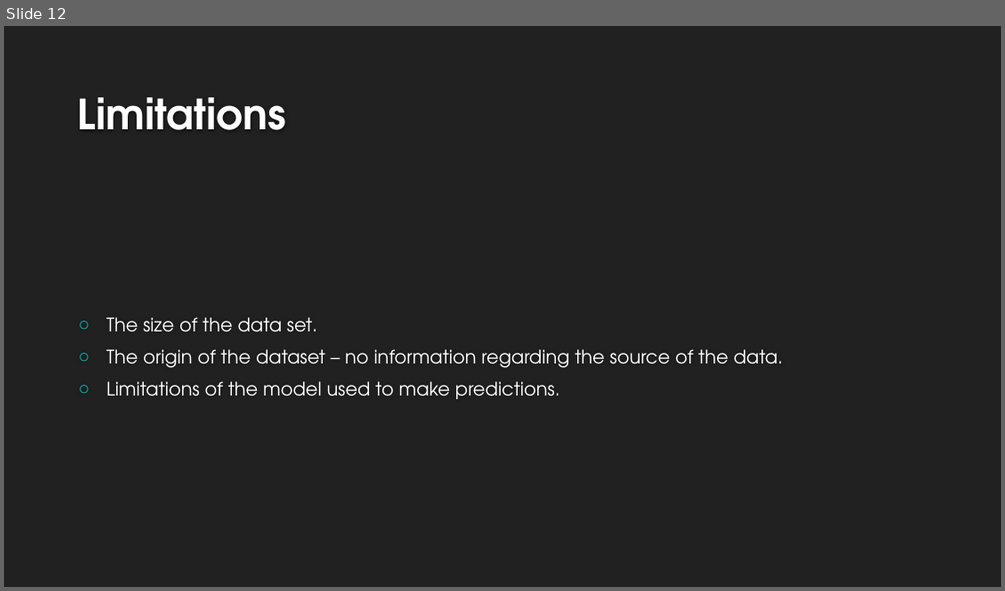
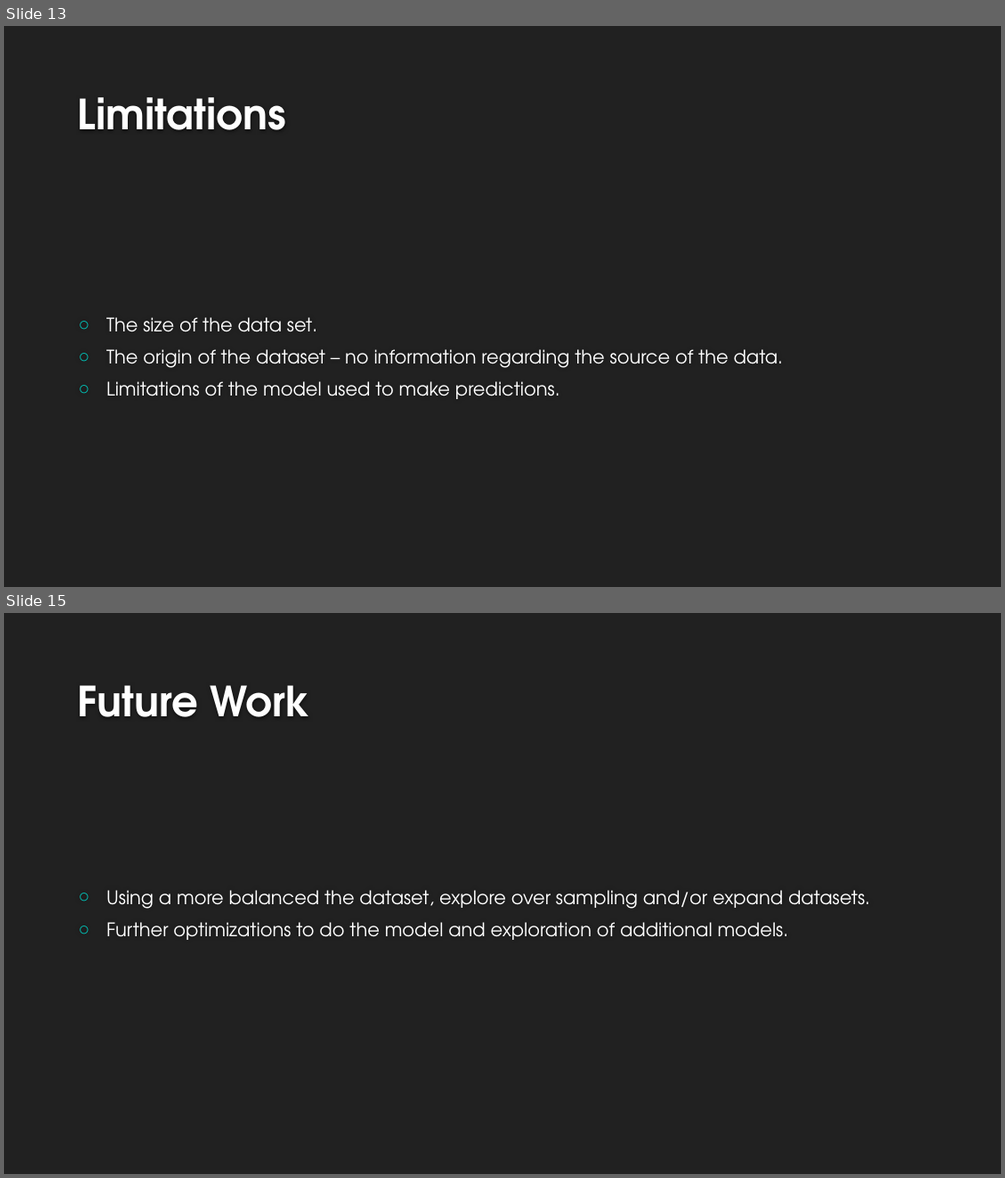
Before and after one commit to KavishNaran/Loan-risk---machine-learning, a slide deck: Credit Loan Presentation.pptx. Shown one above the other, each under a label of ours: slide 12 before the commit, slides 13 and 15 after it; the slides between them are not shown. The pictures are 1005x591 and 1005x1178 pixels, drawn with LibreOffice and Linux fonts; fonts in the diff are those of the drawing; background and template pictures are left out. Boxes give left, top, right and bottom in pixels: in the first picture for what was removed or moved away, otherwise in the second. Text is boxed around its words. In the diff, an @@ line names an element or a change of style, - is before the commit and + after.

```diff
--- a/Credit Loan Presentation.pptx
+++ b/Credit Loan Presentation.pptx
@@ slide 15 added at box(4, 613, 1001, 1174), background #212121 @@
@@ title added at box(78, 685, 310, 717), 40 pt, text #FEFEFE, bold @@
+Future Work
@@ text added at box(106, 890, 870, 940), 18 pt, text #FFFFFF @@
+○ Using a more balanced the dataset, explore over sampling and/or expand datasets.
+○ Further optimizations to do the model and exploration of additional models.
@@ what was slide 12 is now slide 13 @@
```
Also in this commit, not shown: 2 slides changed, 1 other slide added, 2 other files.
